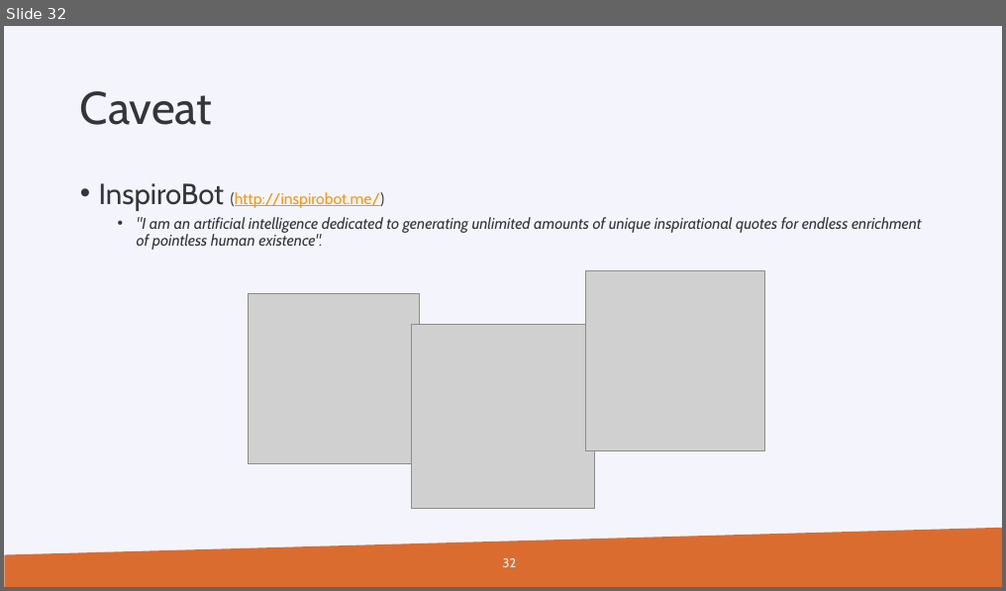
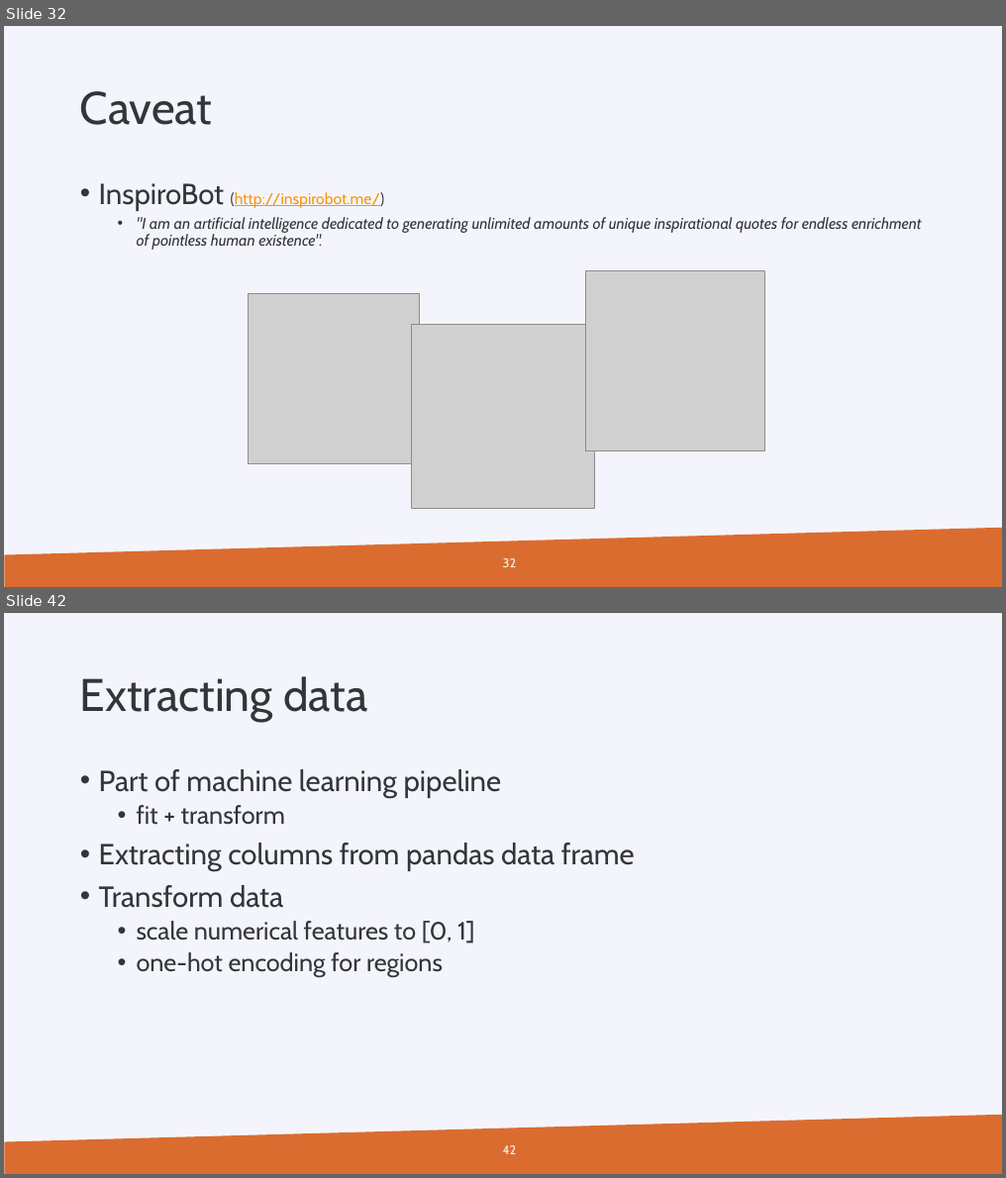
Before and after one commit to gjbex/Machine-learning-with-Python, a slide deck: python_for_machine_learning.pptx. Shown one above the other, each under a label of ours: slide 32 before the commit, slides 32 and 42 after it; the slides between them are not shown. The pictures are 1006x591 and 1006x1178 pixels, drawn with LibreOffice and Linux fonts; fonts in the diff are those of the drawing; grey boxes stand for pictures; background and template pictures are left out. Boxes give left, top, right and bottom in pixels: in the first picture for what was removed or moved away, otherwise in the second. Text is boxed around its words. In the diff, an @@ line names an element or a change of style, - is before the commit and + after.

Commit message:
Add scikit-learn slides

```diff
--- a/python_for_machine_learning.pptx
+++ b/python_for_machine_learning.pptx
@@ slide 42 added at box(4, 613, 1002, 1174), background #F4F5FC; not listed: 1 template element that a slide beside it also shows @@
@@ title added at box(80, 676, 367, 722), 44 pt, text #333639 @@
+Extracting data
@@ text added at box(99, 769, 635, 978), 28 pt, text #333639 @@
+• Part of machine learning pipeline
+  • fit + transform
+• Extracting columns from pandas data frame
+• Transform data
+  • scale numerical features to [0, 1]
+  • one-hot encoding for regions
@@ page number added at box(503, 1146, 517, 1155), 12 pt, text #F4F5FC @@
+42
```
Also in this commit, not shown: 31 other slides added.
